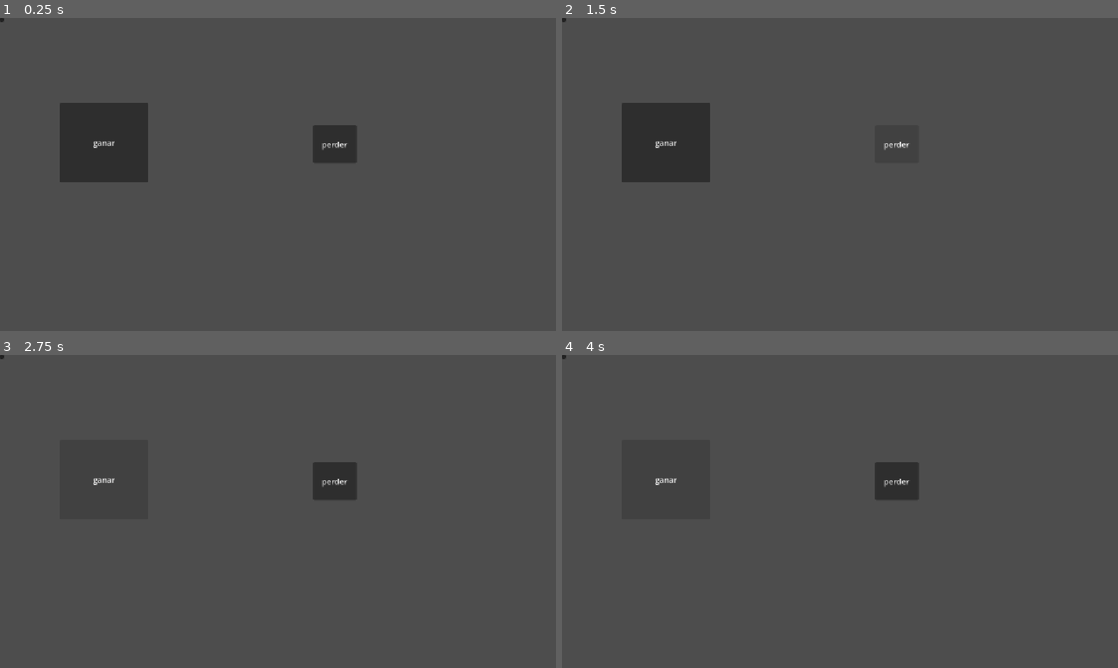
Above: before the commit, frames 1-4 (two rows, left to right).
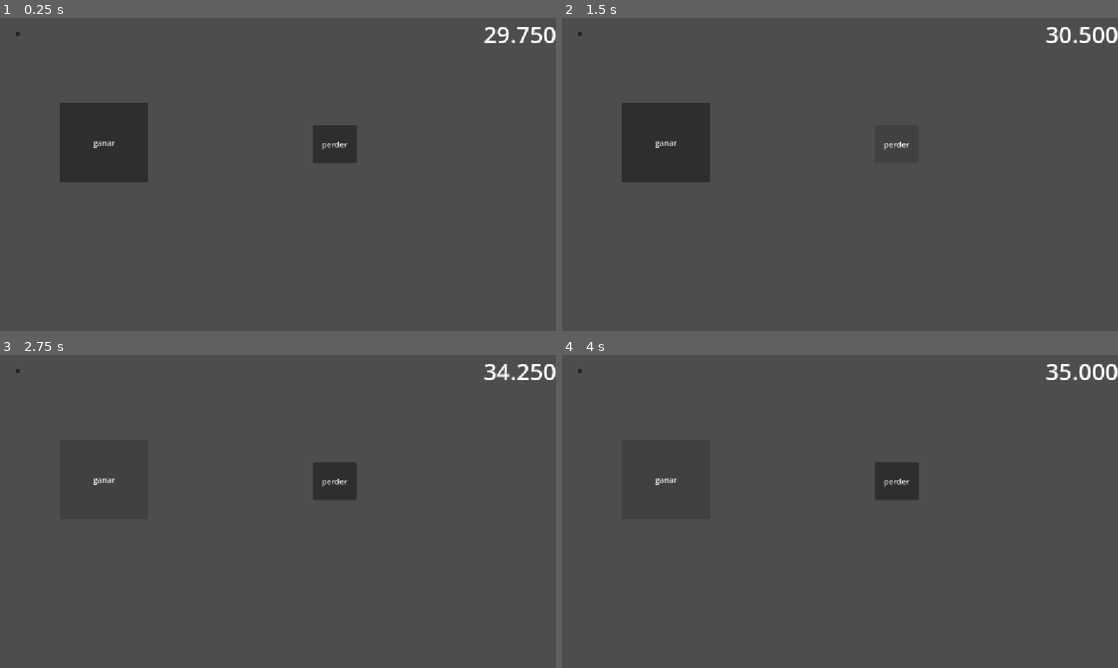
Above: after the commit, the same moments.

Repository: manzanerad/feria-gamer
Game: Godot game, scene res://scenes/main.tscn
The game is run twice, just before and just after one commit, with the same random seed, the same clock (stepped at 60 frames per second) and the same inputs.
Inputs:
- Up to frame 1 (0.25 s): no input
- Up to frame 2 (1.5 s): click "ganar" at 0.5 s; click "perder" at 1.25 s
- Up to frame 3 (2.75 s): click "ganar" at 2 s
- Up to frame 4 (4 s): click "perder" at 2.75 s; click "ganar" at 3.5 s

The runs differ from the first frame. In frame 1, 0.3% of the frame differs, in the area x 0-100%, y 0-8%; in frame 2, 0.4%; in frame 3, 0.3%; in frame 4, 0.4%.

Commit message:
added timer

Diff:
--- a/scenes/main.gd
+++ b/scenes/main.gd
@@ -1,7 +1,14 @@
 extends Control
+
 @onready
 var minigame_slot = $MinigameSlot
+@onready
+var timer_label = $CanvasLayer/HUD/TimeLeftLabel
+
+var timer: float = 30.000
+
 const MinigameScene: PackedScene = preload("res://scenes/test_minigame.tscn")
+
 
 
 # Called when the node enters the scene tree for the first time.
@@ -14,11 +21,24 @@
 
 # Called every frame. 'delta' is the elapsed time since the previous frame.
 func _process(delta: float) -> void:
-	pass
+	if timer > 0:
+		timer -= delta
+		timer_label.text = "%.3f" % timer
+	else:
+		game_over()
+
+
+func game_over() -> void:
+	timer = 0
+	timer_label.text = "%.3f" % timer
+	print("game over")
+
 
 
 func timer_gain(score):
 	print("gained score: " + str(score))
+	timer += (score/10) * 10
 
 func timer_loss():
 	print("womp womp")
+	timer -= 3
--- a/scenes/main.tscn
+++ b/scenes/main.tscn
@@ -18,24 +18,46 @@
 
 [node name="CanvasLayer" type="CanvasLayer" parent="." unique_id=1202490534]
 
-[node name="TimeLeftLabel" type="Label" parent="CanvasLayer" unique_id=914747929]
-offset_right = 40.0
-offset_bottom = 23.0
+[node name="HUD" type="Control" parent="CanvasLayer" unique_id=661604780]
+layout_mode = 3
+anchors_preset = 15
+anchor_right = 1.0
+anchor_bottom = 1.0
+grow_horizontal = 2
+grow_vertical = 2
+mouse_filter = 2
+
+[node name="TimeLeftLabel" type="Label" parent="CanvasLayer/HUD" unique_id=914747929]
+layout_mode = 1
+anchors_preset = 1
+anchor_left = 1.0
+anchor_right = 1.0
+offset_left = -150.0
+offset_bottom = 67.0
+grow_horizontal = 0
+theme_override_font_sizes/font_size = 48
+text = "30.000"
 
 [node name="ResultsScreen" type="Control" parent="." unique_id=942454170]
 anchors_preset = 0
-offset_right = 40.0
-offset_bottom = 40.0
+offset_left = 327.0
+offset_top = 186.0
+offset_right = 367.0
+offset_bottom = 226.0
 
 [node name="ResultsLabel" type="Label" parent="ResultsScreen" unique_id=188587181]
 layout_mode = 0
-offset_right = 40.0
-offset_bottom = 23.0
+offset_left = 150.0
+offset_top = 70.0
+offset_right = 190.0
+offset_bottom = 93.0
 
 [node name="ChoiceScreen" type="Control" parent="." unique_id=1027645474]
 anchors_preset = 0
-offset_right = 40.0
-offset_bottom = 40.0
+offset_left = 33.0
+offset_top = 29.0
+offset_right = 73.0
+offset_bottom = 69.0
 
 [node name="OptionA" type="Button" parent="ChoiceScreen" unique_id=1076784278]
 layout_mode = 0
